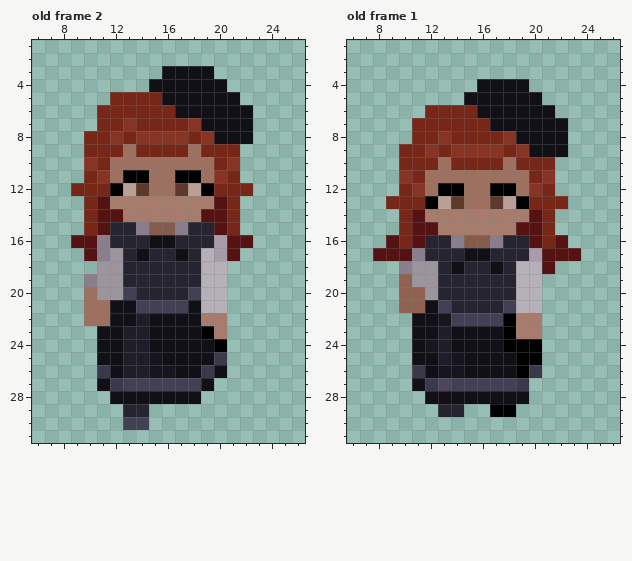
File history of a pixel-art file, Assets/Graphics/Player.aseprite. Above is the file before it was changed.
32x32 pixels, 4 frames. Colours within 5 levels of each other are drawn and written as one. Shown: old frame 2: x 6..26, y 1..31; old frame 1: x 6..26, y 1..31. The commit also changed other frames, which this record leaves out.
After:
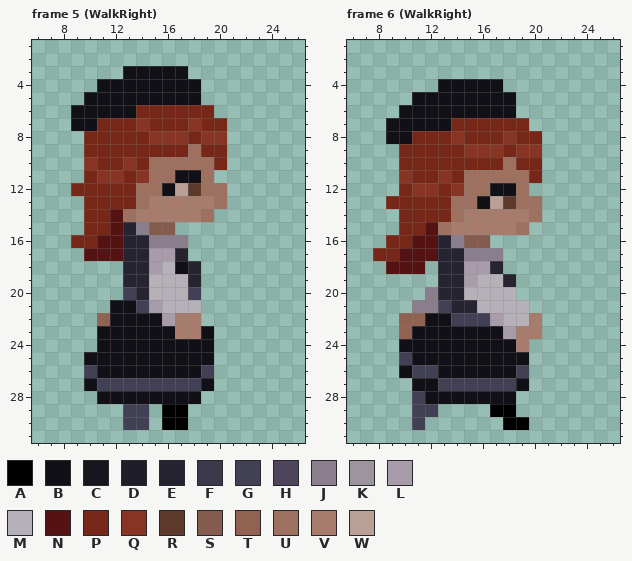
Palette (. is transparent): A #000000  B #111016  C #17161f  D #1e1d28  E #252430  F #3a384b  G #424054  H #4e445b  J #8a7e8d  K #9d959e  L #a89cab  M #b6b1b9  N #541212  P #772718  Q #883424  R #5c392b  S #845c4e  T #916251  U #9e705f  V #a77c6c  W #b99f95
A new or re-ordered frame is compared with the old frame closest to it.
What changed:
frames 4 -> 44
Changed rows in their new state; - is an unchanged pixel.
Frame 5 (WalkRight) is new; against old frame 2:
first column x 9:
 3 ----BBB--..---
 4 --BBBB----..--
 5 -BBBBBB---...-
 6 BBBBB---PPP...
 7 BB--PQ----PP..
 8 ---P-P-----Q..
 9 ----P-------.-
10 ---PQP------.-
11 ---QPQ--BB-..-
12 ---PPU-BWRUU..
13 --PPPU-----U.-
14 --P-U-----U..-
15 --PN----.....-
16 PPNN--JJJ.....
17 --NN-ELLE....-
18 --..--LMB-..--
19 -...--MMM-..--
20 -...--MMM-..--
21 -..---LMMM..--
22 -.T--B-LVV..--
23 ----BB--VVB.--
24 ----BB-----.--
25 -B--BBB----.--
26 -GB-BBBB--G.--
27 -BGG----------
28 --B-----------
29 ----GG-AA-----
30 -------AA-----
Frame 6 (WalkRight) is new; against old frame 1:
first column x 8:
 4 -----BBB--..----
 5 ---BBBB----..---
 6 --BBBBBB---...--
 7 -BBBBB---PPP...-
 8 -BB--PQ----PP..-
 9 ----P-P-----Q..-
10 -----P-------.--
11 ----PQP------.--
12 ----QPQ--BB-..--
13 ----PPU-BWRUU..-
14 ---PPPU-----U.--
15 ---P-U-----U..--
16 -P--N----......-
17 PP-NN--JJJ......
18 -NNN.-ELLE....--
19 --...--LMM-..---
20 --..J--MMMM..---
21 --.JJ---MMM-.---
22 --TT-B---LMM----
23 --T--B----L-----
24 --B-BB----BV.---
25 --G--BB----B.---
26 --BGGBB----G.---
27 ----BG-----B----
28 ---G-------.----
29 ---GG..---------
30 ---G------AA----
Boxes around the changes in both pictures, in picture pixels (x1, y1, x2, y2):
changed: (71, 66, 253, 430)
changed: (373, 79, 581, 430)
